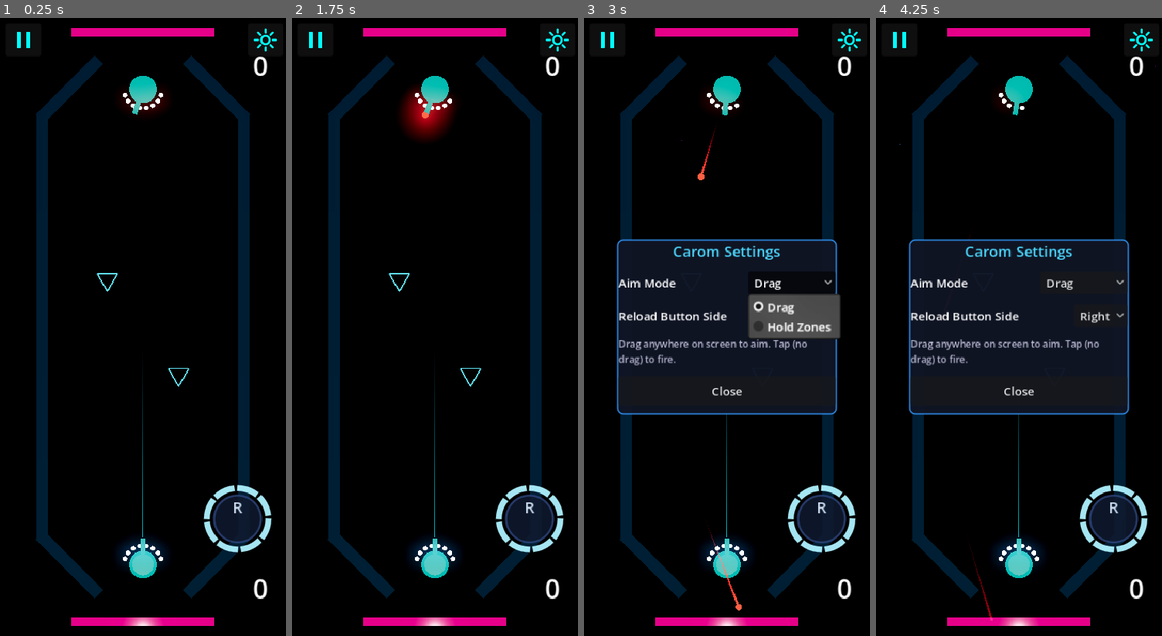
Above: before the commit, frames 1-4 (left to right).
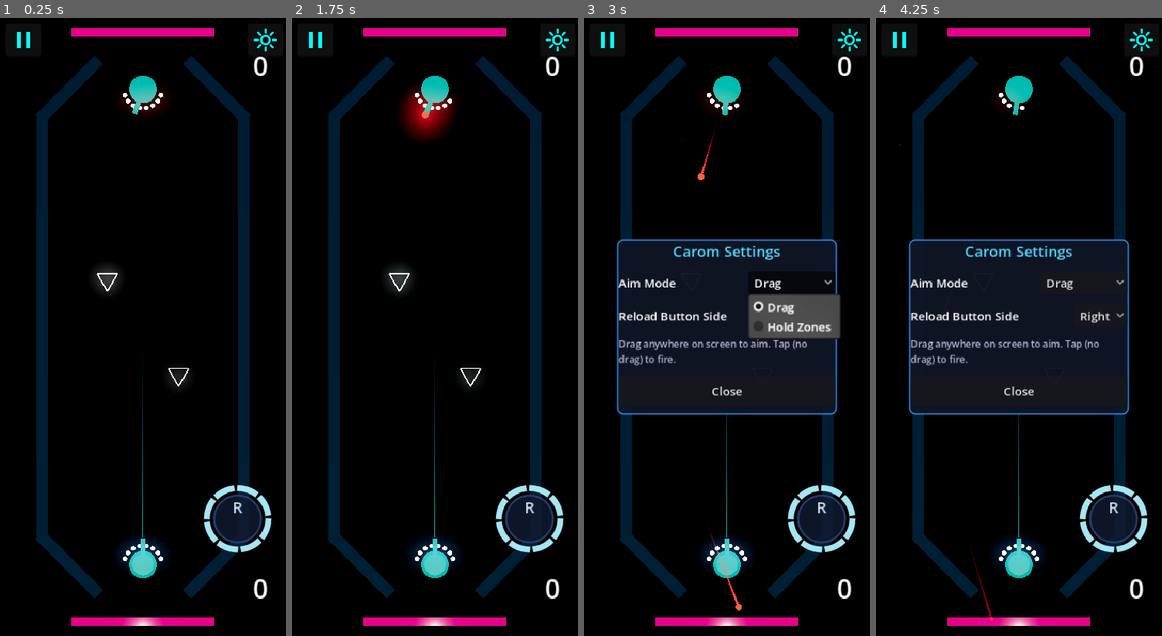
Above: after the commit, the same moments.

Repository: mchambers-mojang/sweet-vinegar-games
Game: Godot game, scene res://carom/scenes/carom_arena.tscn
The game is run twice, just before and just after one commit, with the same random seed, the same clock (stepped at 60 frames per second) and the same inputs. This scene is started directly instead of the project's main scene.
Inputs (mouse positions are in pixels of both pictures, inside the frame that each line leads up to):
- Up to frame 1 (0.25 s): no input
- Up to frame 2 (1.75 s): click (314, 42) at 0.5 s; click "Resume" at 1.25 s
- Up to frame 3 (3 s): click (849, 42) at 2 s; click "Drag" at 2.75 s
- Up to frame 4 (4.25 s): click "Right" at 3.5 s

The runs differ from the first frame. In frame 1, 0.4% of the frame differs, in the area x 32-67%, y 40-60%; in frame 2, 0.4%; in frame 3, less than 0.1%; in frame 4, less than 0.1%.

Commit message:
feat(carom): puck emissive glow + tension pulse near goals (#112)
* Initial plan

* feat(carom): add puck emissive glow and tension pulse near goals

- Add EMISSION_BASE/PEAK and PULSE_FREQ_* constants
- _setup_emission_material(): creates a shared StandardMaterial3D with
  light-cyan emission (Color 0.8,1,1) at energy 2.0, applied to all
  MeshInstance3D children in _ready()
- _process(): drives _update_pulse() every frame
- _update_pulse(): sinusoidal modulation of emission_energy_multiplier
  between 2.0 and 5.0 at the current frequency
- _get_pulse_frequency(): piecewise lerp — 3.0 Hz near goal (<30% of
  arena), 1.5 Hz mid-range (30-60%), 0.5 Hz far (>60%); smooth
  transition between bands using lerpf
- _get_nearest_goal_distance() / _get_arena_length(): helpers for
  fraction calculation; _goal_targets already populated by configure()
- carom_puck.tscn: sync editor-preview material to new colour/energy

* fix(carom): address review feedback on puck pulse logic

- Remove redundant `fraction <= 0.0` branch (distances are non-negative)
- Replace 1e20 sentinel with INF constant for clarity

* fix(carom): remove SHADING_MODE_UNSHADED so emission pulse is visible; revert dead .tscn material edit

- Drop shading_mode = SHADING_MODE_UNSHADED: in Godot 4 unshaded
  materials skip emission processing, making the multiplier pulse
  invisible. Default (Spatial) shading is required for emission to work.
- Revert carom_puck.tscn material sub-resource to original values —
  the script's material_override always wins at runtime so the .tscn
  edit was dead code.

---------

Co-authored-by: copilot-swe-agent[bot] <198982749+Copilot@users.noreply.github.com>

Diff:
--- a/carom/scripts/carom_puck.gd
+++ b/carom/scripts/carom_puck.gd
@@ -9,8 +9,16 @@
 @export var stall_speed_threshold: float = 1.8
 @export var reset_height: float = 0.0
 
+const EMISSION_BASE: float = 2.0
+const EMISSION_PEAK: float = 5.0
+const PULSE_FREQ_FAR: float = 0.5
+const PULSE_FREQ_MID: float = 1.5
+const PULSE_FREQ_NEAR: float = 3.0
+
 var _goal_targets: Array[Vector3] = []
 var _reset_position: Vector3 = Vector3.ZERO
+var _puck_material: StandardMaterial3D = null
+var _pulse_time: float = 0.0
 
 
 func _ready() -> void:
@@ -18,6 +26,19 @@
 	# Lock X and Z rotation, allow Y spin
 	axis_lock_angular_x = true
 	axis_lock_angular_z = true
+	_setup_emission_material()
+
+
+func _setup_emission_material() -> void:
+	_puck_material = StandardMaterial3D.new()
+	_puck_material.albedo_color = Color(0.02, 0.08, 0.1, 1)
+	_puck_material.emission_enabled = true
+	_puck_material.emission = Color(0.8, 1.0, 1.0, 1)
+	_puck_material.emission_energy_multiplier = EMISSION_BASE
+	_puck_material.roughness = 0.2
+	for child in get_children():
+		if child is MeshInstance3D:
+			(child as MeshInstance3D).material_override = _puck_material
 
 
 func configure(goal_targets: Array[Vector3], reset_position: Vector3) -> void:
@@ -31,6 +52,55 @@
 	global_position = Vector3(reset_position.x, reset_height, reset_position.z)
 	linear_velocity = Vector3.ZERO
 	angular_velocity = Vector3.ZERO
+
+
+func _process(delta: float) -> void:
+	_update_pulse(delta)
+
+
+func _update_pulse(delta: float) -> void:
+	if _puck_material == null:
+		return
+	var freq := _get_pulse_frequency()
+	_pulse_time = fmod(_pulse_time + delta * freq * TAU, TAU)
+	var t := (sin(_pulse_time) + 1.0) * 0.5
+	_puck_material.emission_energy_multiplier = lerpf(EMISSION_BASE, EMISSION_PEAK, t)
+
+
+func _get_pulse_frequency() -> float:
+	if _goal_targets.is_empty():
+		return PULSE_FREQ_FAR
+
+	var nearest_dist := _get_nearest_goal_distance()
+	var arena_length := _get_arena_length()
+	if arena_length <= 0.0:
+		return PULSE_FREQ_FAR
+
+	var fraction := nearest_dist / arena_length
+
+	if fraction >= 0.6:
+		return PULSE_FREQ_FAR
+	elif fraction <= 0.3:
+		# Near zone: lerp 3.0 Hz → 1.5 Hz as puck moves away from goal
+		return lerpf(PULSE_FREQ_NEAR, PULSE_FREQ_MID, fraction / 0.3)
+	else:
+		# Mid zone: lerp 1.5 Hz → 0.5 Hz as puck moves further away
+		return lerpf(PULSE_FREQ_MID, PULSE_FREQ_FAR, (fraction - 0.3) / 0.3)
+
+
+func _get_nearest_goal_distance() -> float:
+	var nearest: float = INF
+	for goal in _goal_targets:
+		var d := Vector2(goal.x - global_position.x, goal.z - global_position.z).length()
+		if d < nearest:
+			nearest = d
+	return nearest
+
+
+func _get_arena_length() -> float:
+	if _goal_targets.size() < 2:
+		return 30.0
+	return _goal_targets[0].distance_to(_goal_targets[1])
 
 
 func _physics_process(_delta: float) -> void:
